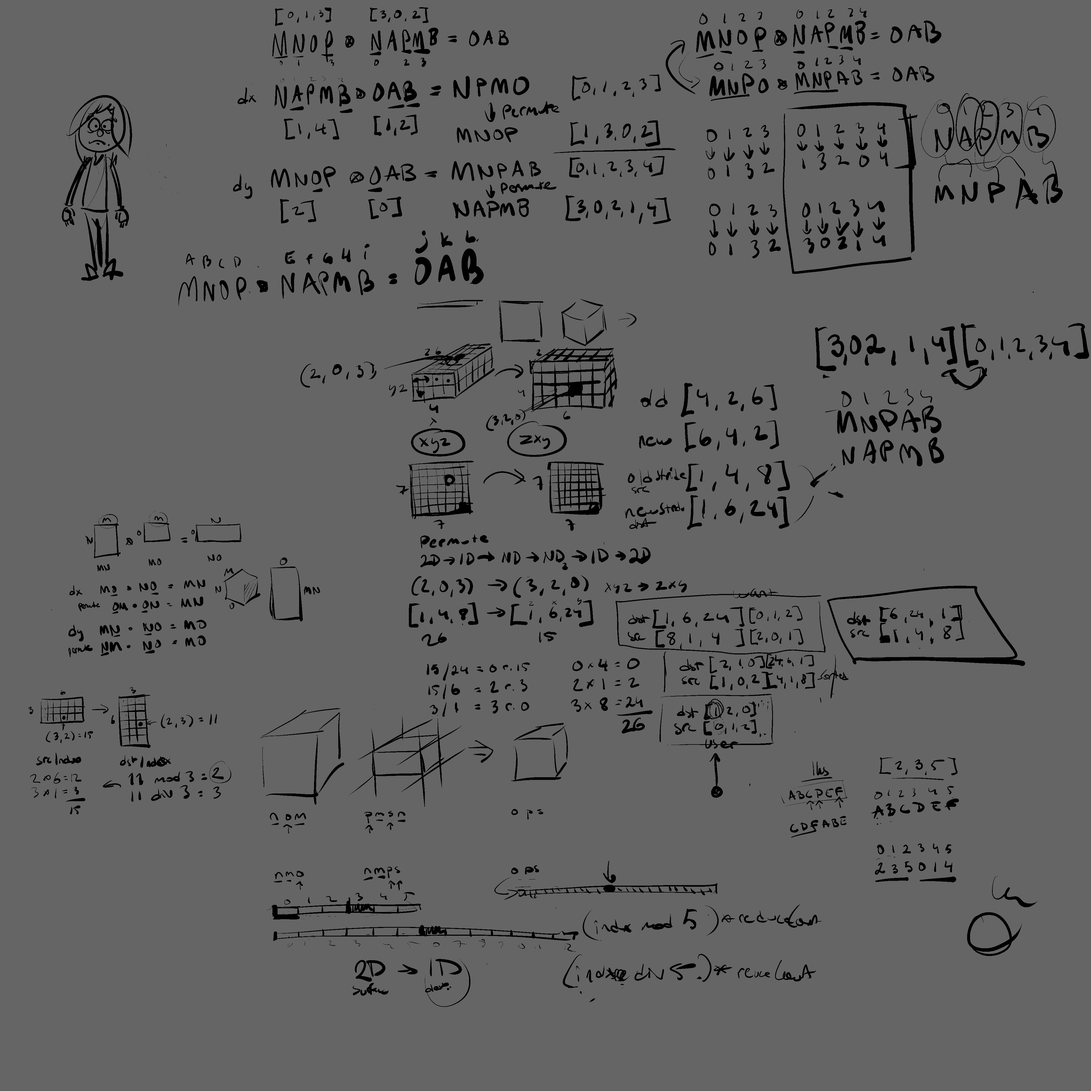
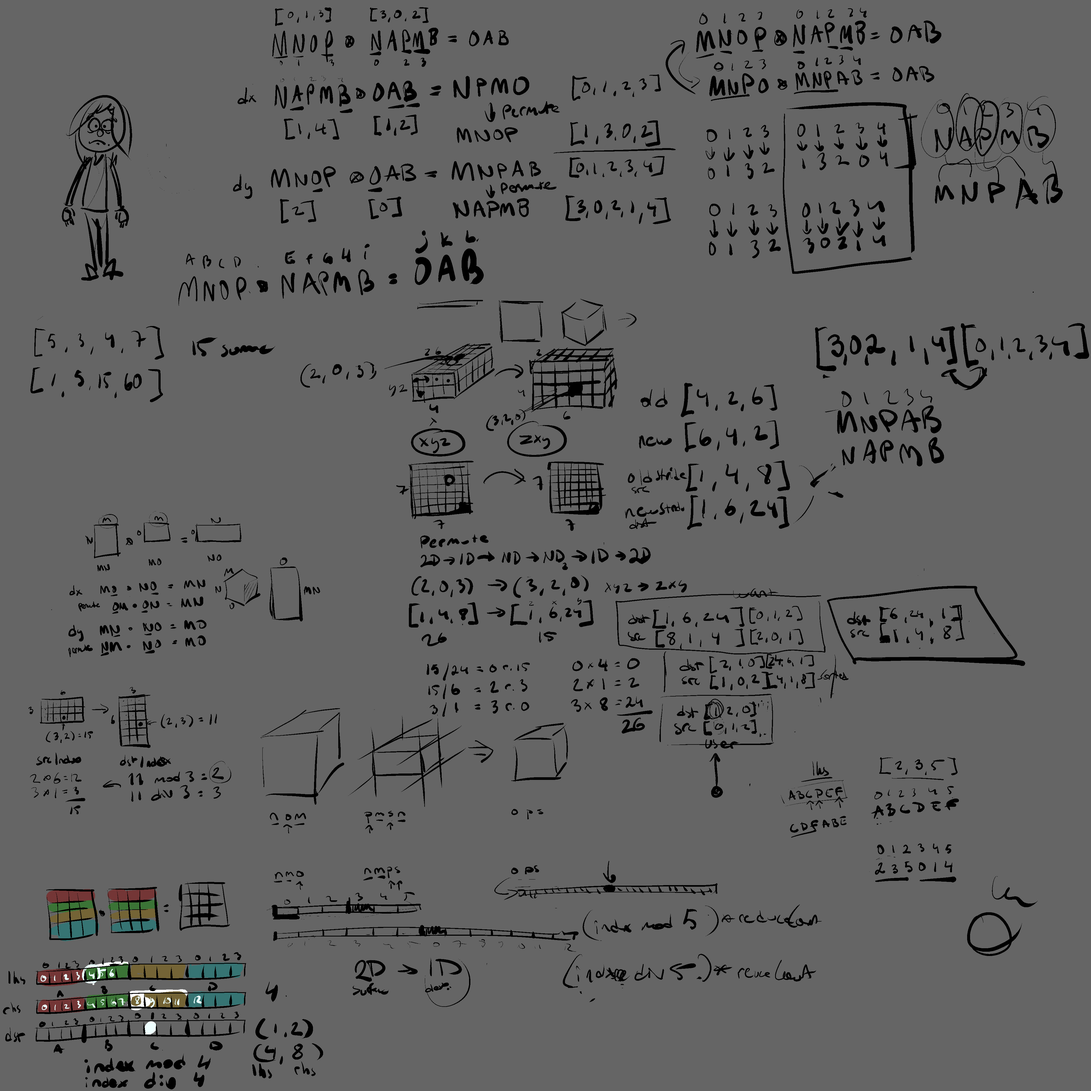
Layer changes from the first w=1091, h=1091 image to the second:
painted on "Paint Layer 17" over [17, 316, 314, 1041]
added layer "Paint Layer 21" above "Paint Layer 17 Merged" over [34, 955, 307, 1041]
added layer "Paint Layer 17 Merged" above "Paint Layer 19" over [2, 882, 307, 1058]
added layer "Paint Layer 19" above "Paint Layer 20" over [34, 886, 307, 1041]
added layer "Paint Layer 20" above "Paint Layer 18" over [34, 955, 324, 1090]
